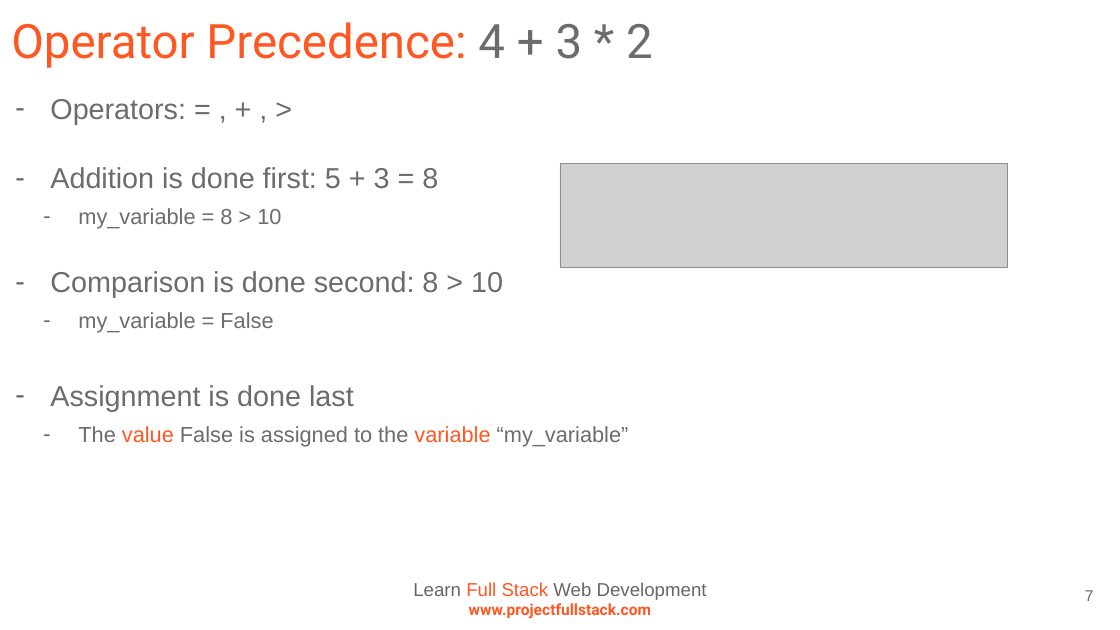
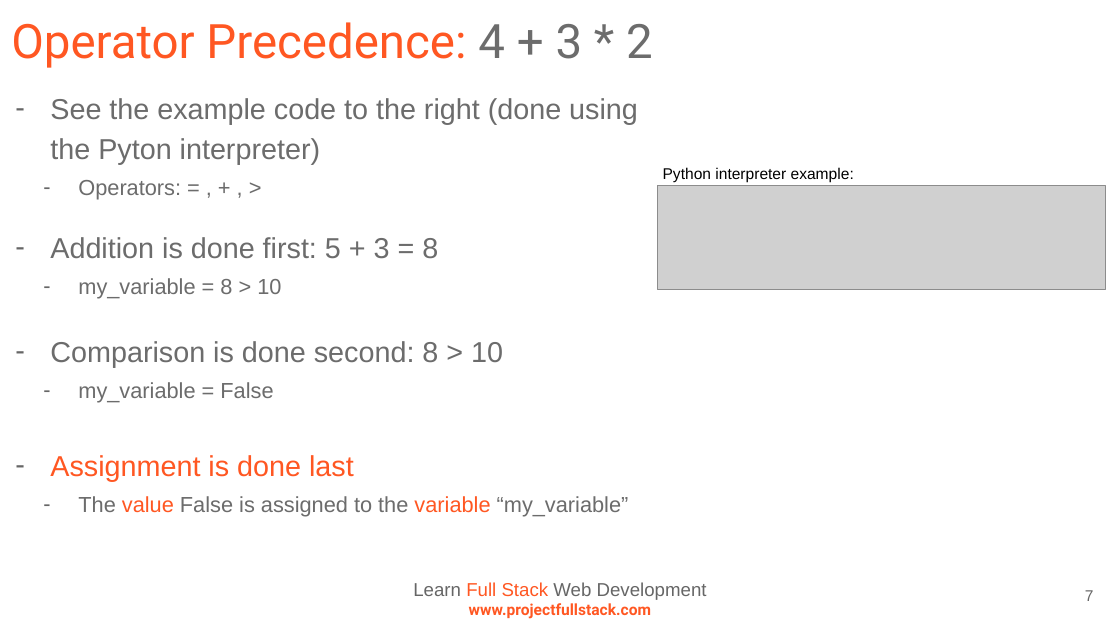
Before and after one commit to ProjectFullStack/Learn-To-Program-Python3, a slide deck: slide 7 of presentations/powerpoints/5_operators_and_operands.pptx. Drawn at 1120x630 pixels with LibreOffice and Linux fonts; fonts in the diff are those of the drawing; grey boxes stand for pictures. Boxes give left, top, right and bottom in pixels: in the first picture for what was removed or moved away, otherwise in the second. Text is boxed around its words. In the diff, an @@ line names an element or a change of style, - is before the commit and + after.

```diff
--- a/presentations/powerpoints/5_operators_and_operands.pptx
+++ b/presentations/powerpoints/5_operators_and_operands.pptx
@@ text at [50,98,638,164]: paragraph added @@
+– See the example code to the right (done using the Pyton interpreter)
@@ text added at [663,167,854,182], 20 pt, text #000000 @@
+Python interpreter example:
@@ text at [50,180,354,481]: size 37 to 28 pt in "Operators: = , + , >"; text colour #6C6C6C to #FF5722 in "Assignment is done last"; list level 1 to 2 in "Operators: = , + , ..." @@
@@ picture: place and size @@
-picture at [560,163,1008,267]
+picture at [657,185,1105,289]
```
Also in this commit, not shown: 2 other slides changed, 2 slides added, 11 other files.
